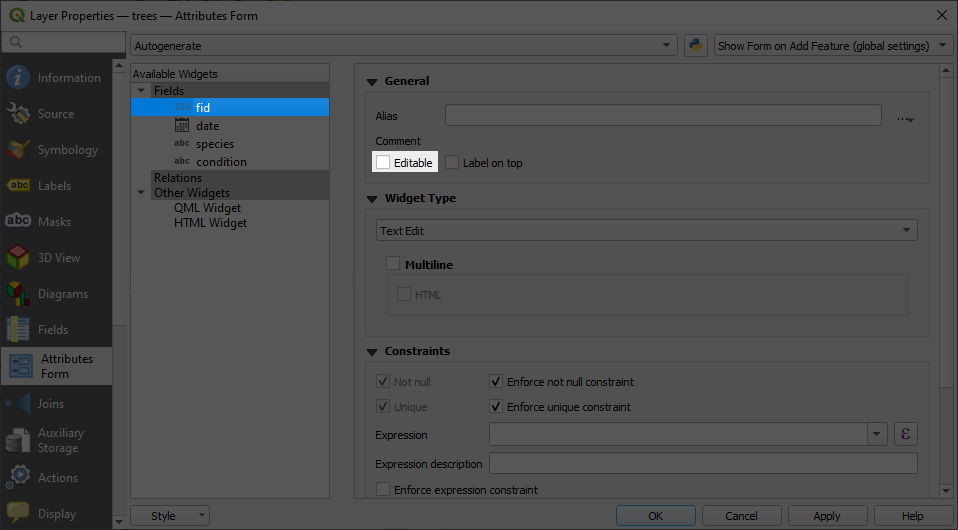
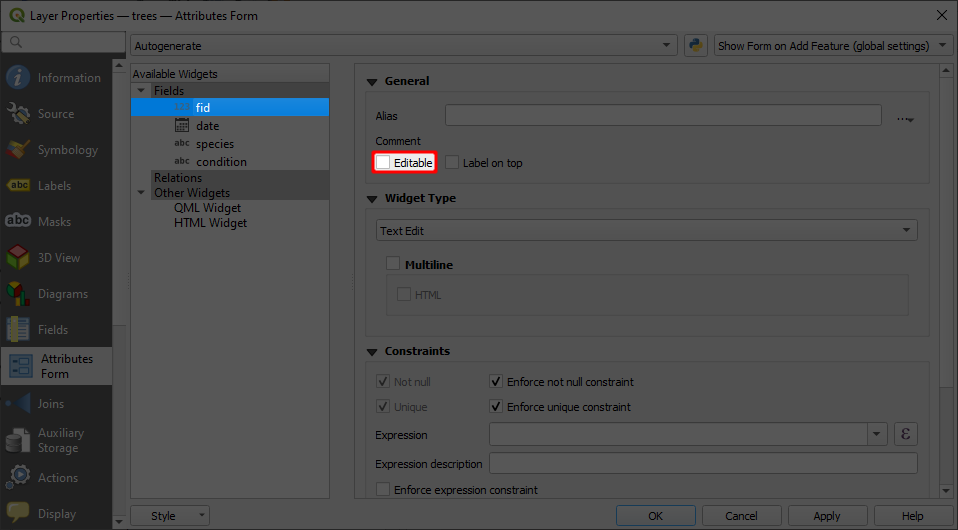
Before/after of a 958×530 layered artwork. What changed in the layer stack:
added layer "Red" above "Black" over left=371, top=150, right=438, bottom=174
painted on "Black" over left=372, top=151, right=438, bottom=172
